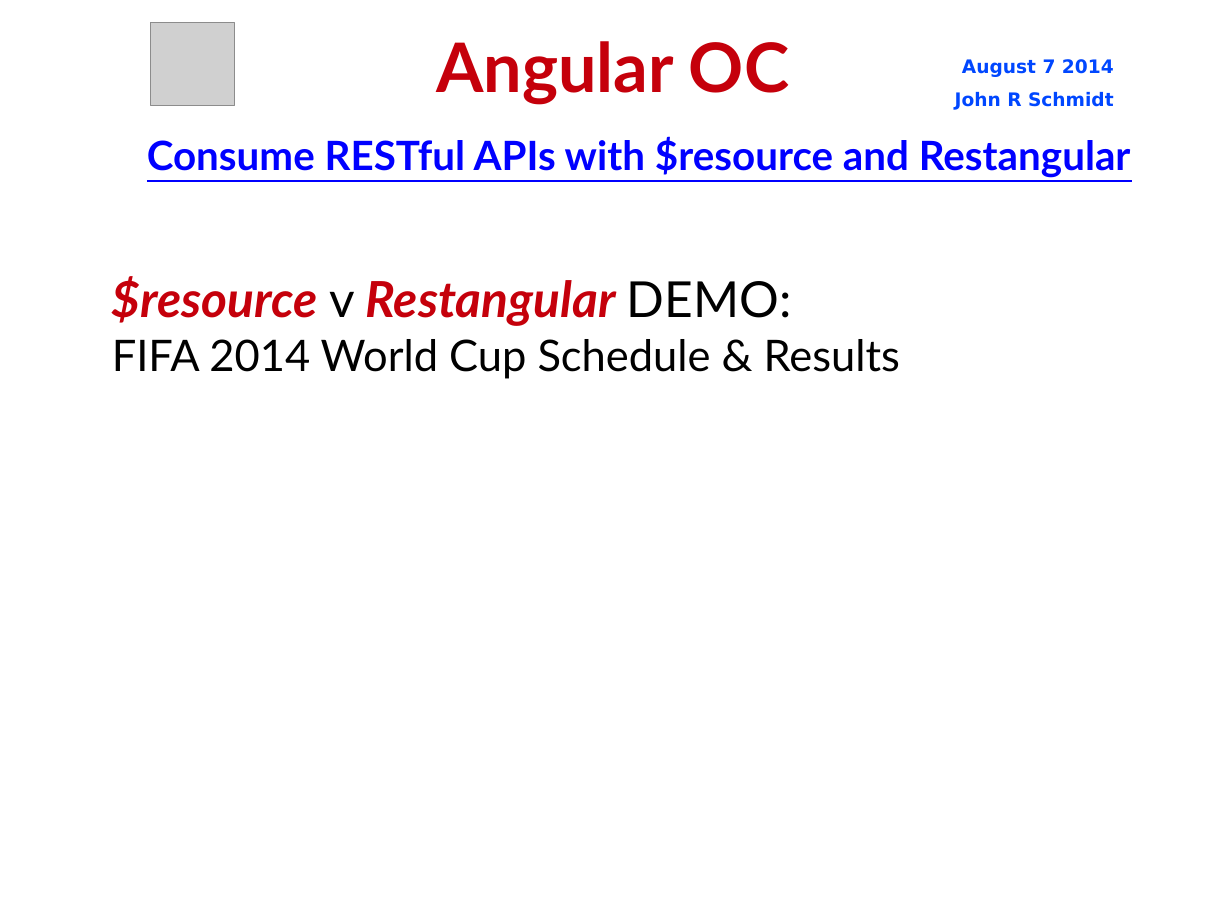
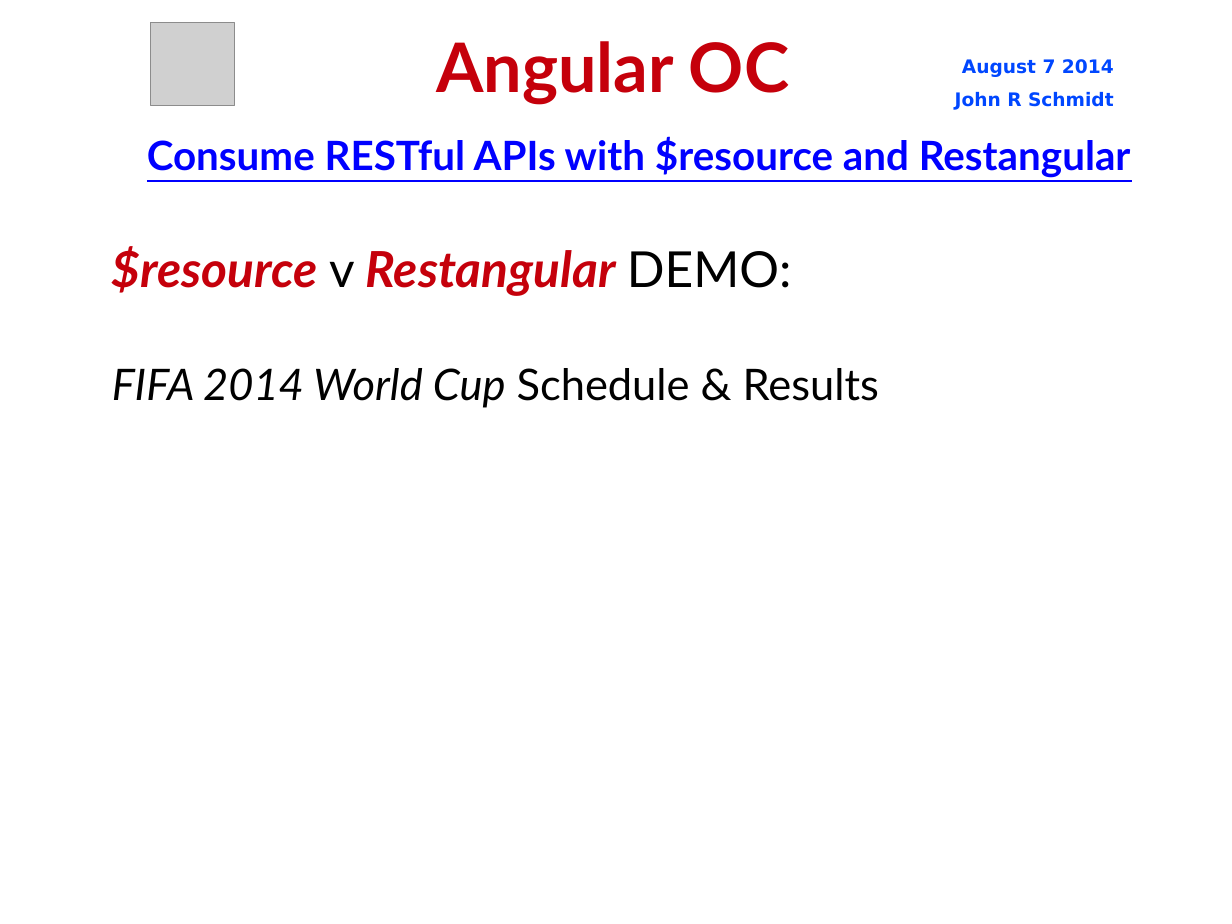
Before and after one commit to jrschmidt/fifa-angular-rest-demo, a slide deck: slide 7 of fifa.odp. Drawn at 1232x924 pixels with LibreOffice and Linux fonts; fonts in the diff are those of the drawing; grey boxes stand for pictures; background and template pictures are left out. Boxes give left, top, right and bottom in pixels: in the first picture for what was removed or moved away, otherwise in the second. Text is boxed around its words. In the diff, an @@ line names an element or a change of style, - is before the commit and + after.

```diff
--- a/fifa.odp
+++ b/fifa.odp
@@ subtitle "$resource v Restangular DEMO:": place and size @@
-subtitle "$resource v Restangular DEMO:" at <box>112,276,900,379</box>
+subtitle "$resource v Restangular DEMO:" at <box>112,246,879,408</box>
@@ subtitle at <box>112,368,879,408</box>: italic on in "FIFA 2014 World Cup" @@
```
Also in this commit, not shown: 20 other slides changed, 1 slide removed, 2 other files.
